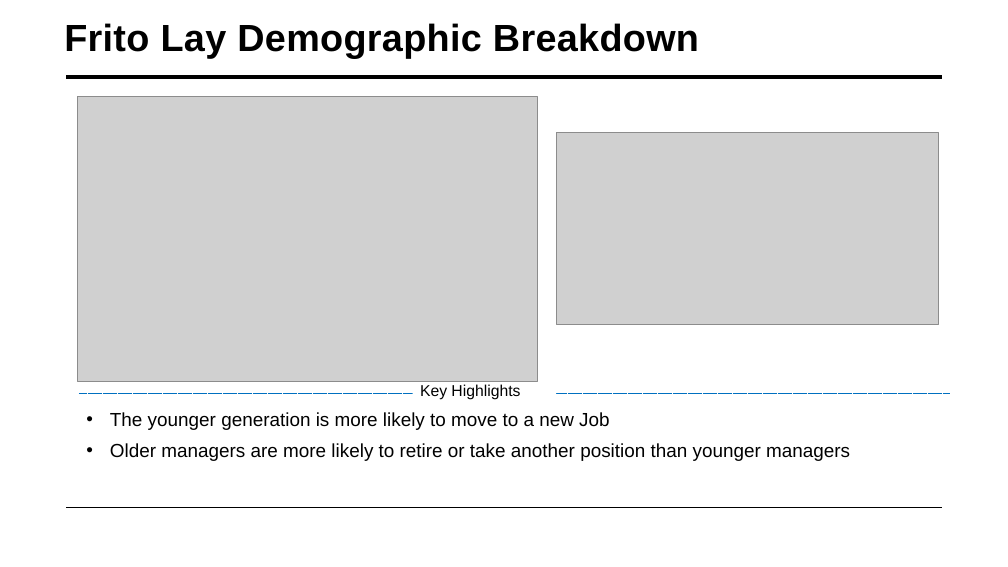
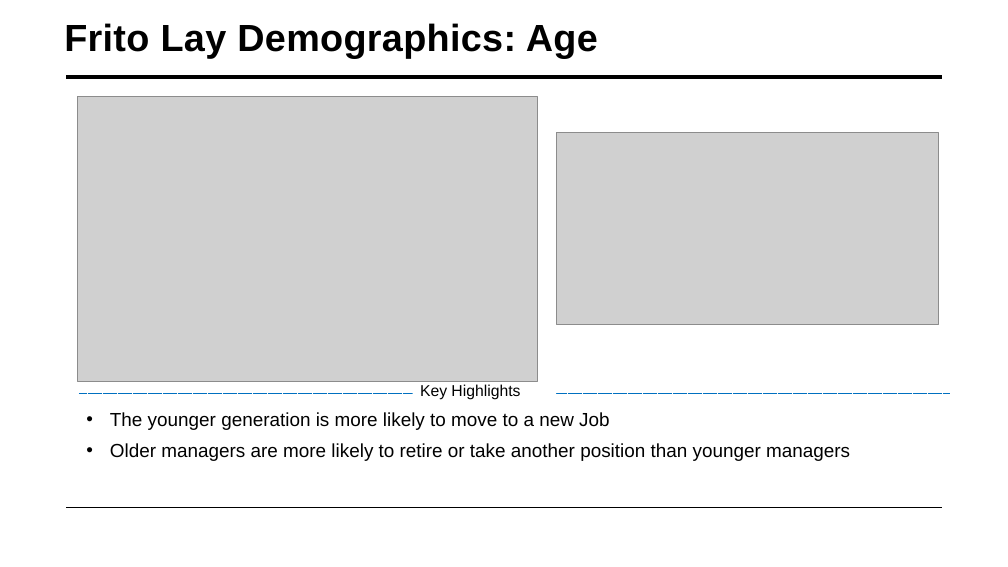
Before and after one commit to Weiprecht/CaseStudy2DDS, a slide deck: slide 6 of Attrition_Project_slides.pptx. Drawn at 1008x567 pixels with LibreOffice and Linux fonts; fonts in the diff are those of the drawing; grey boxes stand for pictures. Boxes give left, top, right and bottom in pixels: in the first picture for what was removed or moved away, otherwise in the second. Text is boxed around its words. In the diff, an @@ line names an element or a change of style, - is before the commit and + after.

```diff
--- a/Attrition_Project_slides.pptx
+++ b/Attrition_Project_slides.pptx
@@ title at box(64, 23, 598, 59): text changed @@
-Frito Lay Demographic Breakdown
+Frito Lay Demographics: Age
```
Also in this commit, not shown: 4 other slides changed, 1 slide removed.
